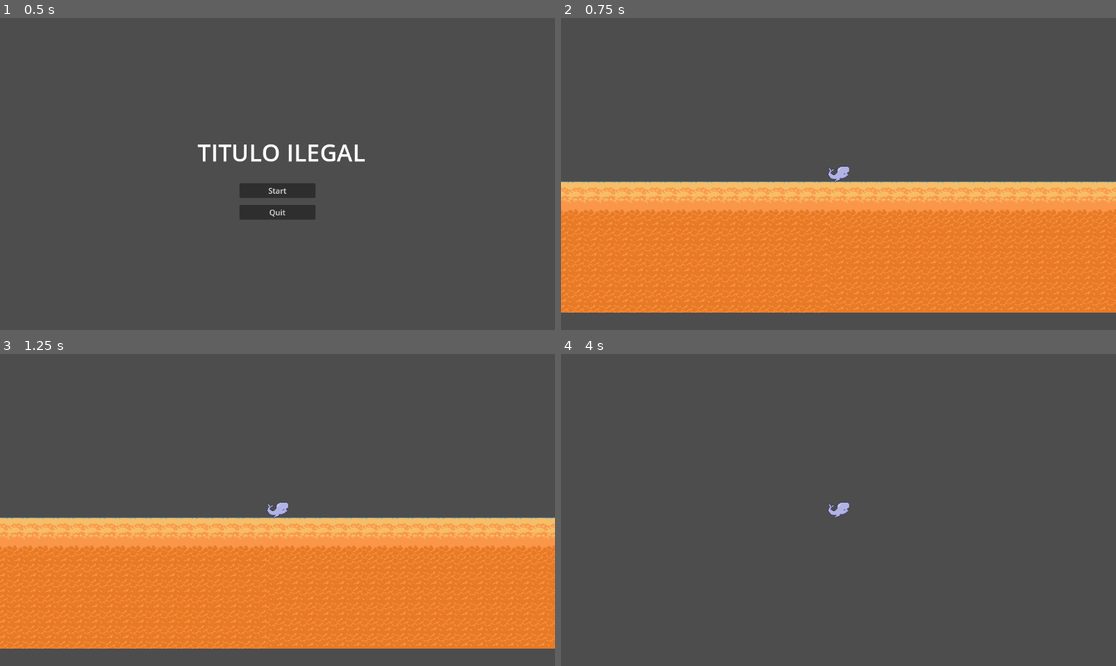
Above: before the commit, frames 1-4 (two rows, left to right).
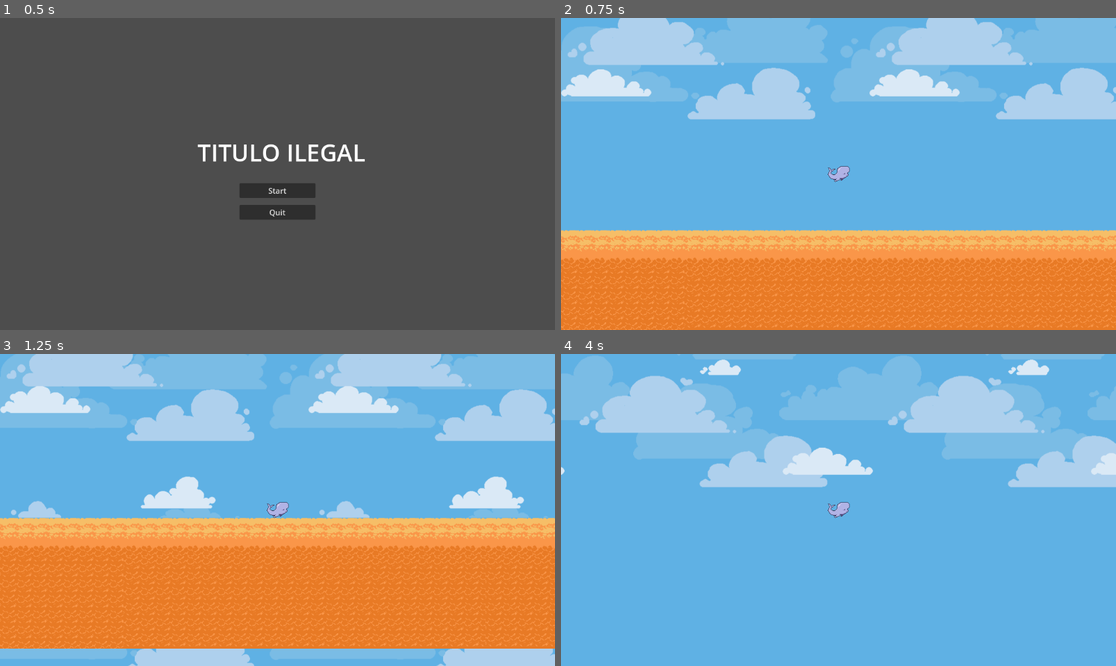
Above: after the commit, the same moments.

Repository: itstaris/chicote
Game: Godot game, scene res://scenes/menu.tscn
The game is run twice, just before and just after one commit, with the same random seed, the same clock (stepped at 60 frames per second) and the same inputs.
Inputs (mouse positions are in pixels of both pictures, inside the frame that each line leads up to):
- Up to frame 1 (0.5 s): no input
- Up to frame 2 (0.75 s): click "Start" at 0.5 s
- Up to frame 3 (1.25 s): no input
- Up to frame 4 (4 s): move the mouse to (960, 494) at 1.27 s; click (960, 494) at 1.42 s; tap Enter at 2 s; move the mouse to (727, 525) at 2.02 s; click (727, 525) at 2.17 s; move the mouse to (894, 441) at 2.77 s; click (894, 441) at 2.92 s; move the mouse to (810, 572) at 3.52 s; click (810, 572) at 3.67 s

Frame 1 is identical in both runs. In frame 2, 84% of the frame differs, in the area x 0-100%, y 0-100%; in frame 3, 64%; in frame 4, 100%.

Commit message:
idk to behonest 2

Diff:
--- a/scenes/game.tscn
+++ b/scenes/game.tscn
@@ -2019,10 +2019,54 @@
 
 [node name="Game" type="Node2D"]
 
-[node name="RigidBody2D" parent="." instance=ExtResource("1_yqjtg")]
-position = Vector2(23, 346)
+[node name="Parallax" type="Node2D" parent="."]
+position = Vector2(2109, -1443)
+
+[node name="Sky" type="Parallax2D" parent="Parallax"]
+scroll_scale = Vector2(0, 0)
+repeat_size = Vector2(640, 480)
+repeat_times = 8
+
+[node name="Sprite2D" type="Sprite2D" parent="Parallax/Sky"]
+texture = ExtResource("3_p57ef")
+region_enabled = true
+region_rect = Rect2(0, 0, 640, 480)
+
+[node name="Clouds1" type="Parallax2D" parent="Parallax"]
+scroll_scale = Vector2(0.2, 0.2)
+repeat_size = Vector2(640, 480)
+repeat_times = 8
+
+[node name="Sprite2D" type="Sprite2D" parent="Parallax/Clouds1"]
+texture = ExtResource("4_u5sy4")
+
+[node name="Clouds2" type="Parallax2D" parent="Parallax"]
+scroll_scale = Vector2(0.3, 0.3)
+repeat_size = Vector2(640, 480)
+repeat_times = 8
+
+[node name="Sprite2D" type="Sprite2D" parent="Parallax/Clouds2"]
+texture = ExtResource("5_gee14")
+
+[node name="Clouds3" type="Parallax2D" parent="Parallax"]
+scroll_scale = Vector2(0.4, 0.4)
+repeat_size = Vector2(640, 480)
+repeat_times = 8
+
+[node name="Sprite2D" type="Sprite2D" parent="Parallax/Clouds3"]
+texture = ExtResource("6_0tnpc")
 
 [node name="TileMap" type="TileMap" parent="."]
 tile_set = SubResource("TileSet_lnu2h")
 format = 2
-layer_0/tile_data = PackedInt32Array(1507328, 0, 0, 1572864, …(20697 unchanged characters)… , 2490439, 65536, 4, 2555975, 65536, 5, 0, 0, 4, 1572825, 65536, 0, 1638361, 65536, 1, 17 …(55447 unchanged characters)…
+layer_0/tile_data = PackedInt32Array(1507328, 0, 0, 1572864, …(20697 unchanged characters)… , 2490439, 65536, 4, 2555975, 65536, 5, 1572825, 65536, 0, 1638361, 65536, 1, 17 …(55447 unchanged characters)…
+
+[node name="RigidBody2D" parent="." instance=ExtResource("1_yqjtg")]
+position = Vector2(320, 240)
+
+[node name="Camera2D2" type="Camera2D" parent="RigidBody2D"]
+position = Vector2(73, -51)
+limit_bottom = 500
+limit_smoothed = true
+position_smoothing_enabled = true
+position_smoothing_speed = 10.0
Not shown, added: assets/agua.png.import
